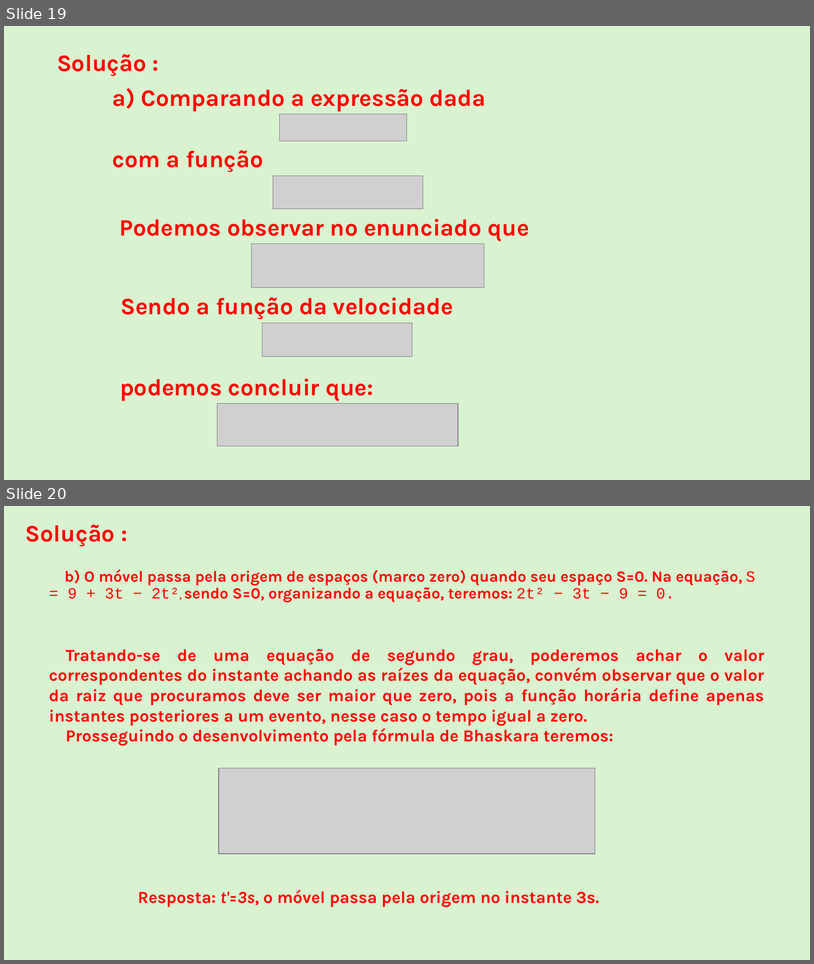
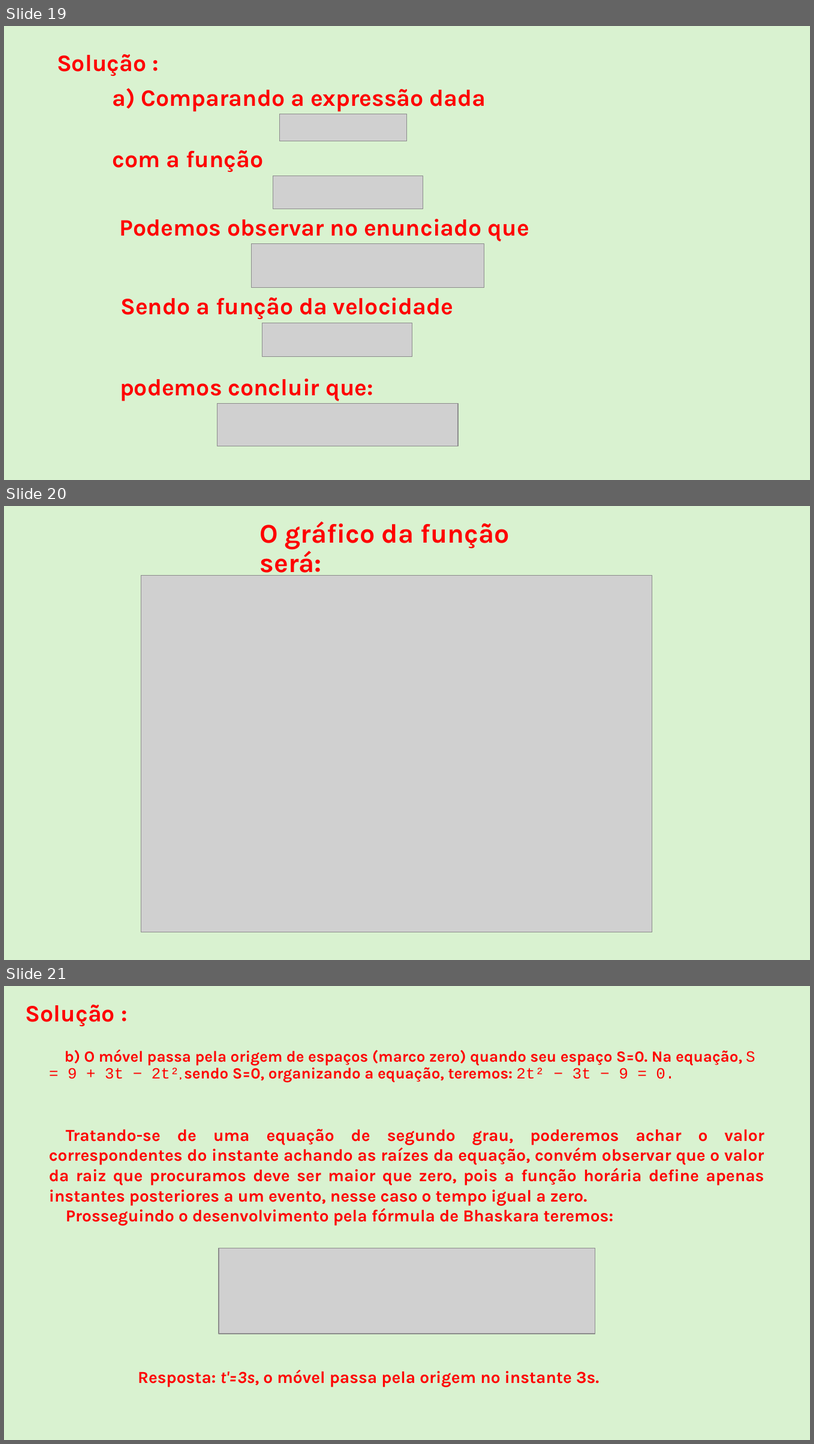
Before and after one commit to Rafael-Silva-Natal/IFRN_apresentacoes, a slide deck: Downloads/Matematica Fundamental.pptx. Shown one above the other, each under a label of ours: slides 19 and 20 before the commit, slides 19, 20 and 21 after it. The pictures are 814x964 and 814x1444 pixels, drawn with LibreOffice and Linux fonts; fonts in the diff are those of the drawing; grey boxes stand for pictures. Boxes give left, top, right and bottom in pixels: in the first picture for what was removed or moved away, otherwise in the second. Text is boxed around its words. In the diff, an @@ line names an element or a change of style, - is before the commit and + after.

```diff
--- a/Downloads/Matematica Fundamental.pptx
+++ b/Downloads/Matematica Fundamental.pptx
@@ slide 20 added at [4, 506, 810, 960], background #D9F2D0 @@
@@ title added at [260, 522, 510, 576], 32 pt, text #FF0000, bold @@
+O gráfico da função será:
@@ picture added at [141, 576, 653, 932] @@
@@ what was slide 20 is now slide 21 @@
```
Also in this commit, not shown: 1 other slide added, 8 other files.
